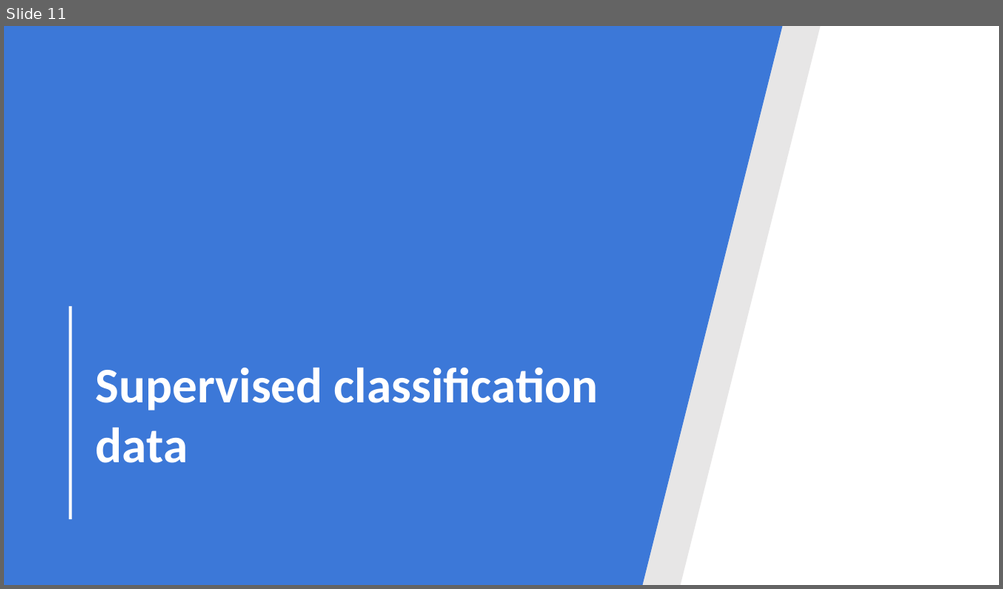
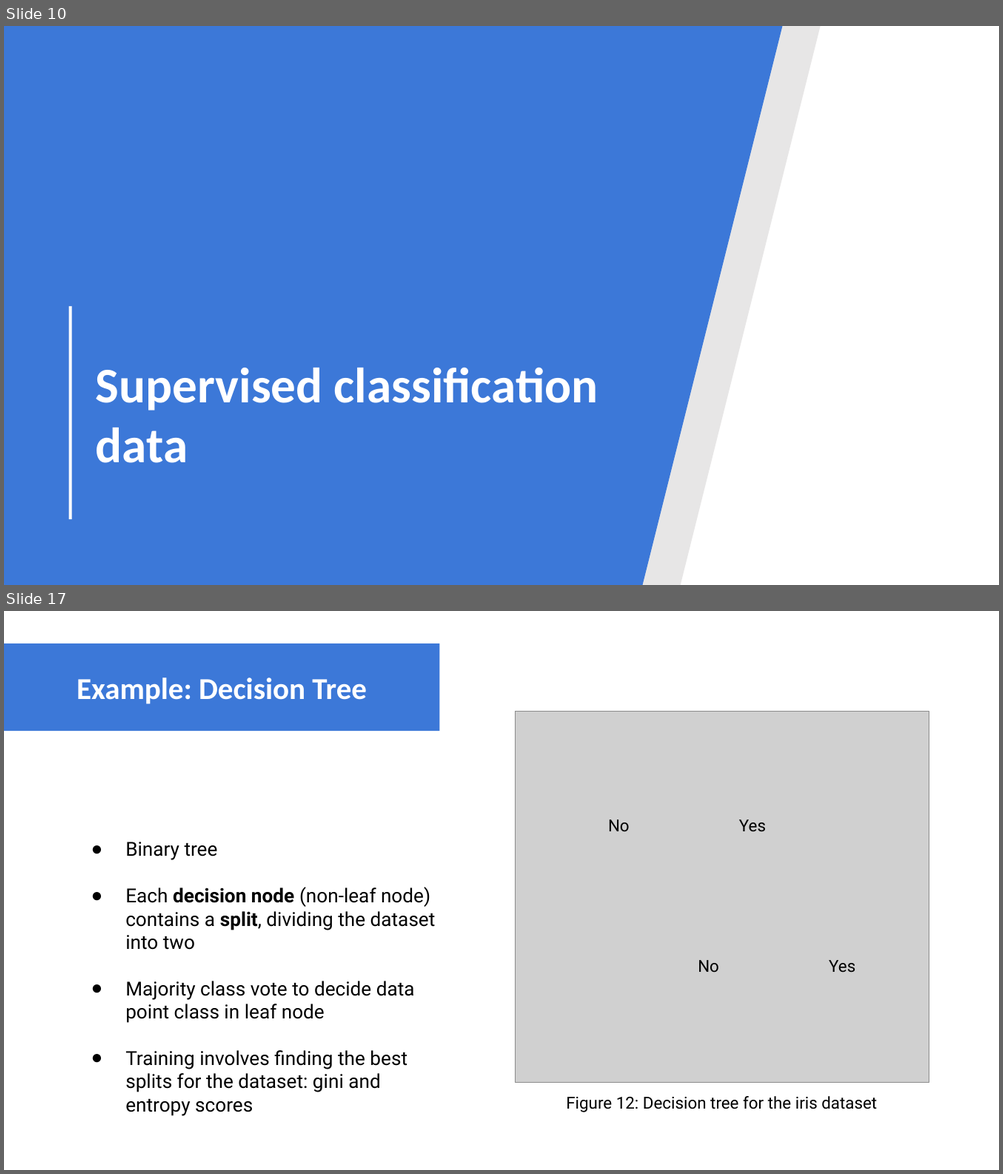
Before and after one commit to GilbertoCunha/IEEE-ML-Workshop, a slide deck: ML-intro.pptx. Shown one above the other, each under a label of ours: slide 11 before the commit, slides 10 and 17 after it; the slides between them are not shown. The pictures are 1003x589 and 1003x1174 pixels, drawn with LibreOffice and Linux fonts; fonts in the diff are those of the drawing; grey boxes stand for pictures. Boxes give left, top, right and bottom in pixels: in the first picture for what was removed or moved away, otherwise in the second. Text is boxed around its words. In the diff, an @@ line names an element or a change of style, - is before the commit and + after.

```diff
--- a/ML-intro.pptx
+++ b/ML-intro.pptx
@@ slide 17 added at bbox=[4, 611, 999, 1170], background #FFFFFF @@
@@ rectangle added at bbox=[4, 644, 440, 732], fill #3C78D8 @@
@@ title added at bbox=[77, 678, 367, 704], 22 pt, text #FFFFFF, bold @@
+Example: Decision Tree
@@ picture added at bbox=[515, 712, 929, 1082] @@
@@ text added at bbox=[608, 820, 629, 832], 12 pt, text #000000 @@
+No
@@ text added at bbox=[739, 820, 765, 832], 12 pt, text #000000 @@
+Yes
@@ text added at bbox=[125, 842, 435, 1116], 14 pt, text #000000 @@
+● Binary tree
+● Each decision node (non-leaf node) contains a split, dividing the dataset into two
+● Majority class vote to decide data point class in leaf node
+● Training involves finding the best splits for the dataset: gini and entropy scores
@@ text added at bbox=[697, 960, 719, 973], 12 pt, text #000000 @@
+No
@@ text added at bbox=[828, 960, 855, 973], 12 pt, text #000000 @@
+Yes
@@ text added at bbox=[566, 1096, 876, 1113], 12 pt, text #000000 @@
+Figure 12: Decision tree for the iris dataset
@@ what was slide 11 is now slide 10 @@
```
Also in this commit, not shown: 8 slides changed, 9 other slides added, 2 slides removed, 1 other file.
